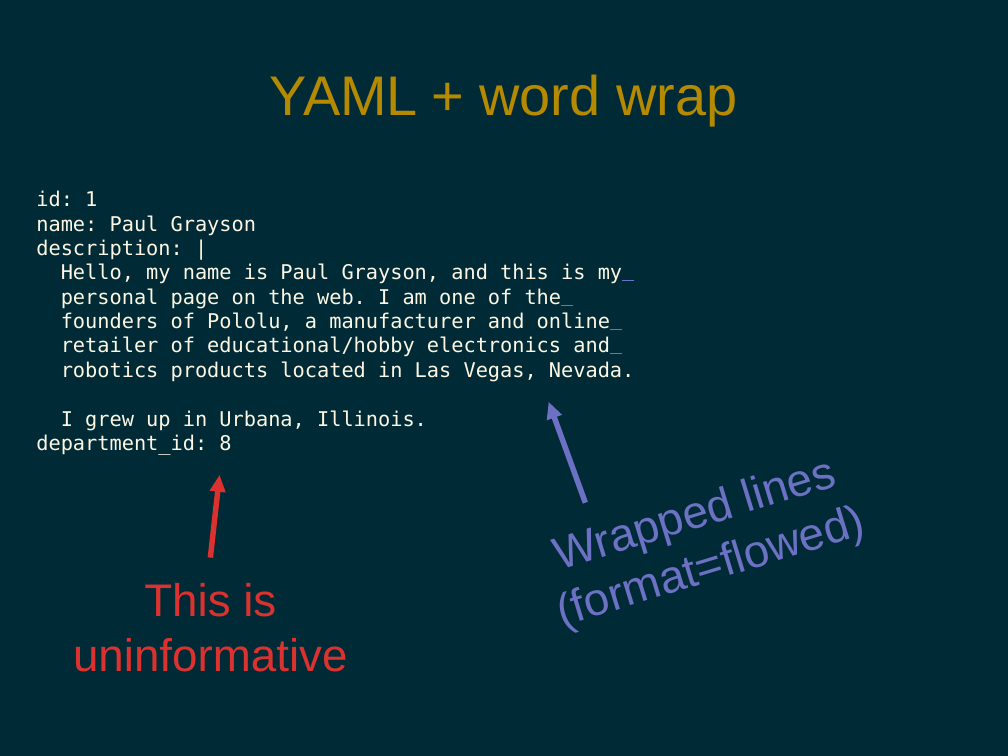
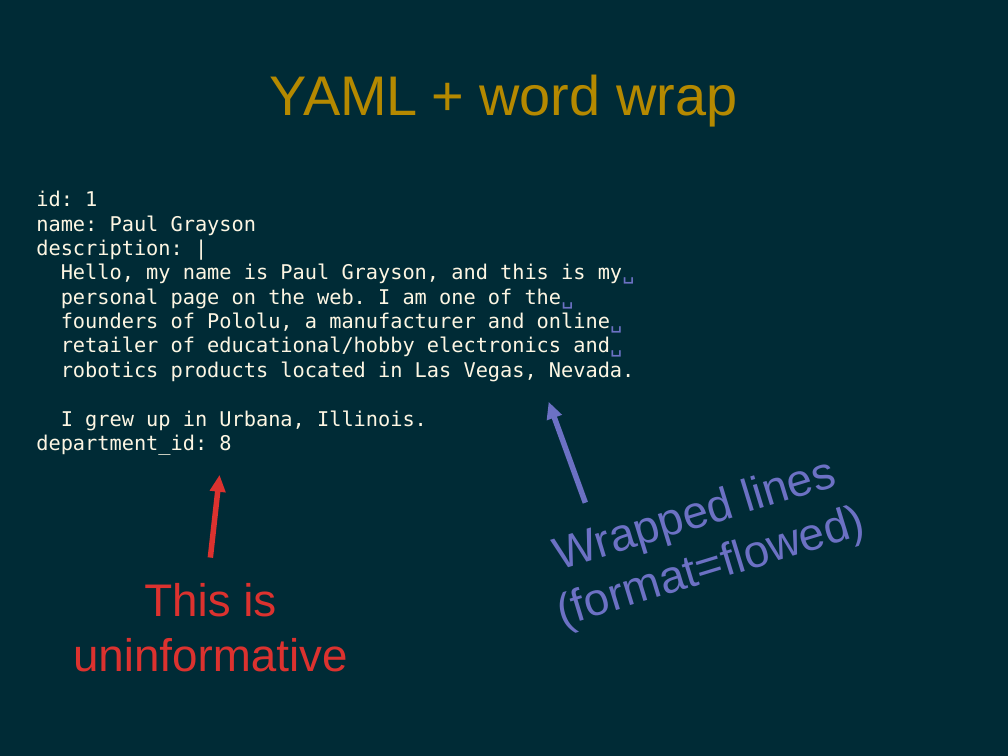
Before and after one commit to pdg137/tracking-pres, a slide deck: slide 5 of tracking.odp. Drawn at 1008x756 pixels with LibreOffice and Linux fonts; fonts in the diff are those of the drawing. Boxes give left, top, right and bottom in pixels: in the first picture for what was removed or moved away, otherwise in the second. Text is boxed around its words. In the diff, an @@ line names an element or a change of style, - is before the commit and + after.

```diff
--- a/tracking.odp
+++ b/tracking.odp
@@ text at <box>61,263,635,357</box>: text changed @@
-Hello, my name is Paul Grayson, and this is my
-personal page on the web. I am one of the
-founders of Pololu, a manufacturer and online
-retailer of educational/hobby electronics and
+Hello, my name is Paul Grayson, and this is my␣
+personal page on the web. I am one of the␣
+founders of Pololu, a manufacturer and online␣
+retailer of educational/hobby electronics and␣
```
Also in this commit, not shown: 1 other slide changed.
